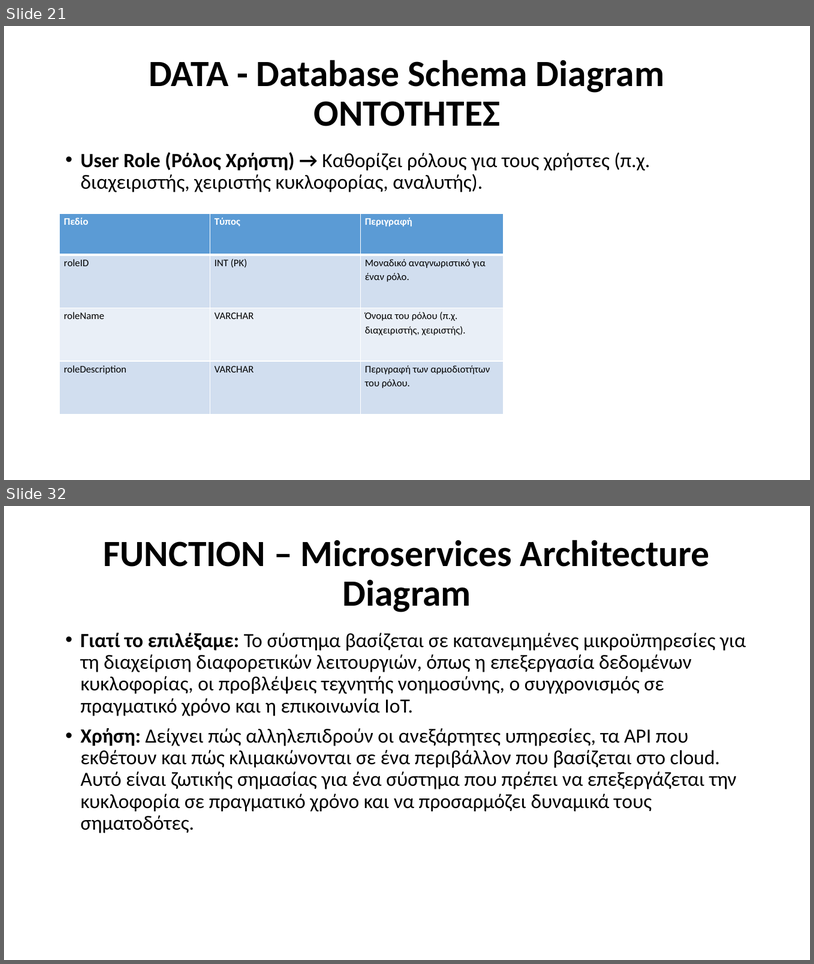
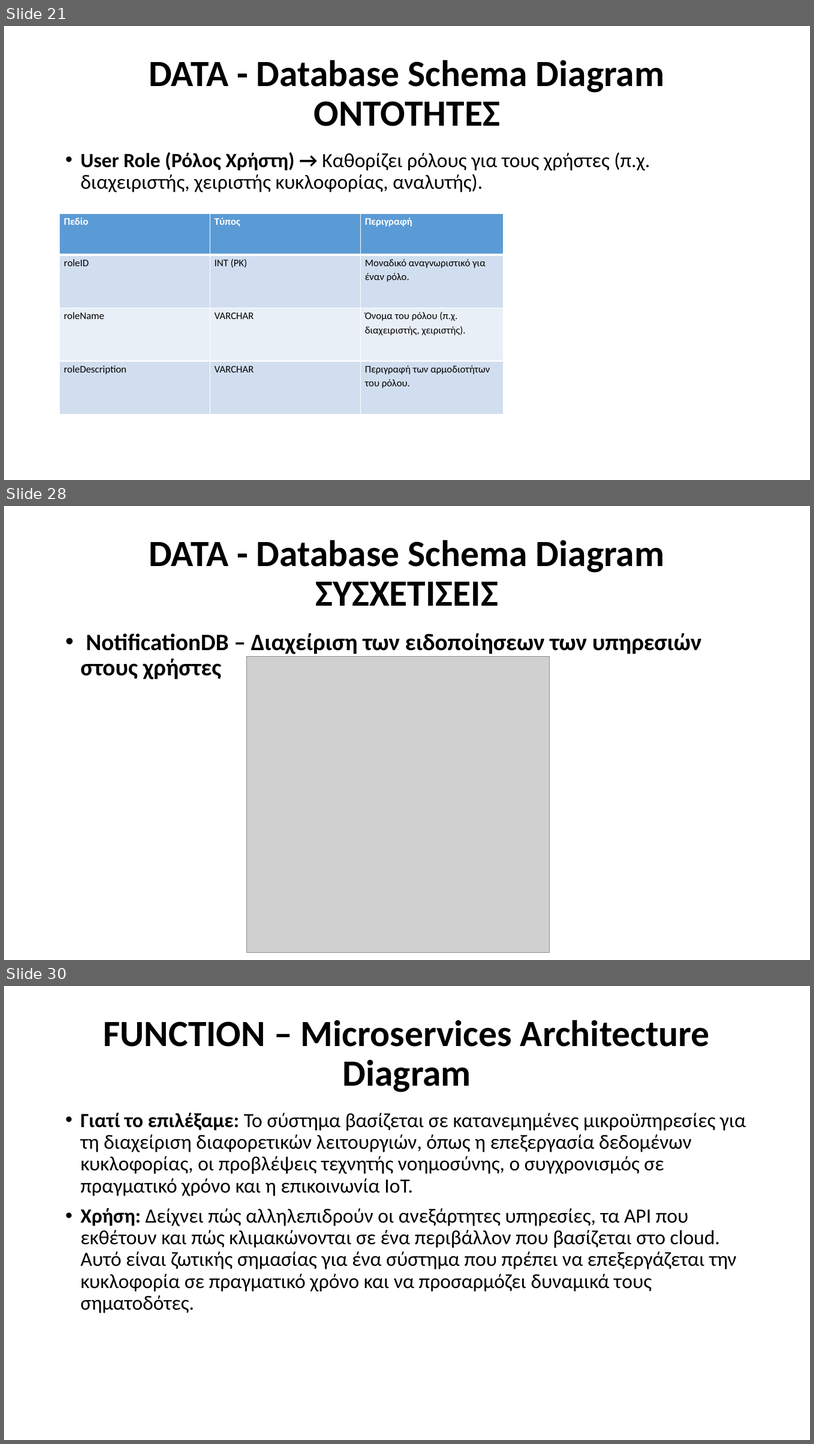
Before and after one commit to Ath21/STL_Drive, a slide deck: Presentation.pptx. Shown one above the other, each under a label of ours: slides 21 and 32 before the commit, slides 21, 28 and 30 after it; the slides between them are not shown. The pictures are 814x964 and 814x1444 pixels, drawn with LibreOffice and Linux fonts; fonts in the diff are those of the drawing; grey boxes stand for pictures. Boxes give left, top, right and bottom in pixels: in the first picture for what was removed or moved away, otherwise in the second. Text is boxed around its words. In the diff, an @@ line names an element or a change of style, - is before the commit and + after.

```diff
--- a/Presentation.pptx
+++ b/Presentation.pptx
@@ slide 28 added at bbox=[4, 506, 810, 960], background #FFFFFF @@
@@ title added at bbox=[149, 540, 665, 606], 44 pt, text #000000, bold @@
+DATA - Database Schema Diagram
+ΣΥΣΧΕΤΙΣΕΙΣ
@@ text added at bbox=[81, 633, 702, 679], 28 pt, text #000000, bold @@
+• NotificationDB – Διαχείριση των ειδοποίησεων των υπηρεσιών στους χρήστες
@@ picture added at bbox=[247, 656, 550, 952] @@
@@ what was slide 32 is now slide 30 @@
```
Also in this commit, not shown: 8 slides changed, 3 other slides added, 6 slides removed, 6 other files.
